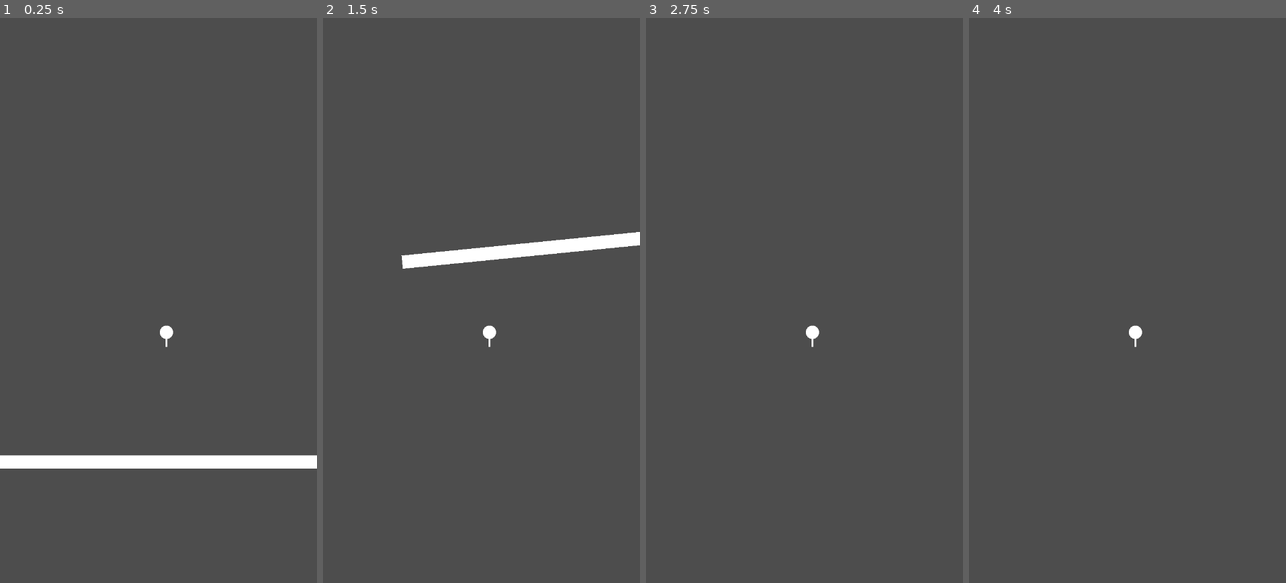
Above: before the commit, frames 1-4 (left to right).
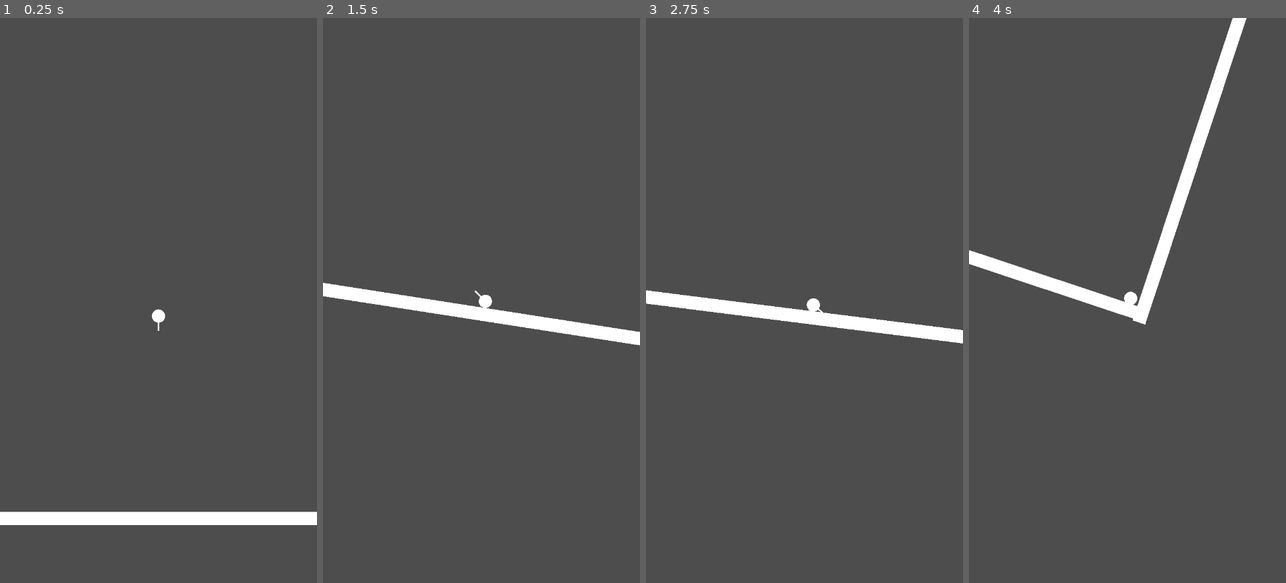
Above: after the commit, the same moments.

Repository: Kube-slide/week_1
Game: Godot game, scene res://TestingLevel.tscn
Two runs of this game, one before a commit and one after it. Both use one fixed random seed, a clock stepped at 60 frames per second and the inputs below.
Inputs:
- Up to frame 1 (0.25 s): no input
- Up to frame 2 (1.5 s): hold Right (Rotate_right) 0.53-1.28 s; hold Left (Rotate_left) from 1.28 s (still down)
- Up to frame 3 (2.75 s): release Left (Rotate_left) at 2.03 s; hold Right (Rotate_right) from 2.03 s (still down)
- Up to frame 4 (4 s): release Right (Rotate_right) at 3.53 s; hold Left (Rotate_left) from 3.53 s (still down)

The runs differ from the first frame. In frame 1, 4.9% of the frame differs, in the area x 0-100%, y 51-90%; in frame 2, 4.4%; in frame 3, 2.6%; in frame 4, 3.9%.

Commit message:
Implemented main rotation feature
- World rotates around player
- Ball is bouncy :)
- Added camera smoothing
- Working on gyro controls implementation

Diff:
--- /dev/null
+++ b/Rotate_Level.gd
@@ -0,0 +1,8 @@
+extends Node2D
+@export var rotateStrength : float = 1
+var playerInputs : float = 0
+@export var rotateSmoothing : float = 2
+
+func _physics_process(delta):
+	playerInputs = lerpf(playerInputs, Input.get_action_strength("Rotate_right") - Input.get_action_strength("Rotate_left"), delta * rotateSmoothing)
+	rotate(deg_to_rad(playerInputs) * rotateStrength)
--- a/TestingLevel.tscn
+++ b/TestingLevel.tscn
@@ -1,6 +1,10 @@
-[gd_scene load_steps=4 format=3 uid="uid://cplpc8xjiq42c"]
+[gd_scene load_steps=6 format=3 uid="uid://cplpc8xjiq42c"]
 
+[ext_resource type="Script" uid="uid://vq0y7hbs5c5l" path="res://Rotate_Level.gd" id="1_3oome"]
 [ext_resource type="PackedScene" uid="uid://c0yno7gw5ifia" path="res://player_ball.tscn" id="1_7bx8y"]
+
+[sub_resource type="PhysicsMaterial" id="PhysicsMaterial_3oome"]
+bounce = 0.25
 
 [sub_resource type="BoxMesh" id="BoxMesh_3oome"]
 size = Vector3(500, 10, 1)
@@ -10,22 +14,54 @@
 
 [node name="TestingLevel" type="Node2D"]
 
-[node name="StaticBody2D" type="StaticBody2D" parent="."]
-position = Vector2(368, 765)
+[node name="PlayerBall" parent="." instance=ExtResource("1_7bx8y")]
+physics_material_override = SubResource("PhysicsMaterial_3oome")
+gravity_scale = 1.0
 
-[node name="MeshInstance2D" type="MeshInstance2D" parent="StaticBody2D"]
+[node name="Camera2D" type="Camera2D" parent="PlayerBall"]
+zoom = Vector2(3, 3)
+position_smoothing_enabled = true
+rotation_smoothing_speed = 10.0
+
+[node name="LevelContainer" type="Node2D" parent="."]
+script = ExtResource("1_3oome")
+rotateStrength = 0.25
+rotateSmoothing = 4.0
+
+[node name="wall" type="StaticBody2D" parent="LevelContainer"]
+position = Vector2(0, 177.58)
+
+[node name="MeshInstance2D" type="MeshInstance2D" parent="LevelContainer/wall"]
 mesh = SubResource("BoxMesh_3oome")
 
-[node name="CollisionShape2D" type="CollisionShape2D" parent="StaticBody2D"]
+[node name="CollisionShape2D" type="CollisionShape2D" parent="LevelContainer/wall"]
 shape = SubResource("RectangleShape2D_wiie4")
 
-[node name="PlayerBall" parent="." instance=ExtResource("1_7bx8y")]
-position = Vector2(366, 664)
-gravitySpeed = 15.0
-basicRotationSpeed = 0.1
+[node name="wall2" type="StaticBody2D" parent="LevelContainer"]
+position = Vector2(-247, -67)
+rotation = 1.5708
 
-[node name="Camera2D" type="Camera2D" parent="PlayerBall"]
-position = Vector2(-6, -24)
-ignore_rotation = false
-zoom = Vector2(3, 3)
-rotation_smoothing_speed = 10.0
+[node name="MeshInstance2D" type="MeshInstance2D" parent="LevelContainer/wall2"]
+mesh = SubResource("BoxMesh_3oome")
+
+[node name="CollisionShape2D" type="CollisionShape2D" parent="LevelContainer/wall2"]
+shape = SubResource("RectangleShape2D_wiie4")
+
+[node name="wall3" type="StaticBody2D" parent="LevelContainer"]
+position = Vector2(248, -66)
+rotation = 1.5708
+
+[node name="MeshInstance2D" type="MeshInstance2D" parent="LevelContainer/wall3"]
+mesh = SubResource("BoxMesh_3oome")
+
+[node name="CollisionShape2D" type="CollisionShape2D" parent="LevelContainer/wall3"]
+shape = SubResource("RectangleShape2D_wiie4")
+
+[node name="wall4" type="StaticBody2D" parent="LevelContainer"]
+position = Vector2(-2, -301)
+
+[node name="MeshInstance2D" type="MeshInstance2D" parent="LevelContainer/wall4"]
+mesh = SubResource("BoxMesh_3oome")
+
+[node name="CollisionShape2D" type="CollisionShape2D" parent="LevelContainer/wall4"]
+shape = SubResource("RectangleShape2D_wiie4")
--- a/player_ball.gd
+++ /dev/null
@@ -1,23 +0,0 @@
-extends CharacterBody2D
-
-@export var gravitySpeed : float = 3.0
-@export var basicRotationSpeed : float = 2.0
-@onready var groundRay : RayCast2D = $"Ground detect"
-var fallSpeed : float = 0
-var moveDir : float = 0
-
-
-func _physics_process(delta: float) -> void:
-	if groundRay.is_colliding():
-		print(fallSpeed)
-		if abs(fallSpeed) > 5:
-			velocity.y = snappedf(-fallSpeed, 1)
-		fallSpeed = 0
-	else:
-		fallSpeed += gravitySpeed * delta
-	var basicGravity : Vector2 = transform.y * (fallSpeed) #Basic gravity pre-turning
-	moveDir = lerpf(moveDir, (Input.get_action_strength("Rotate_left") - Input.get_action_strength("Rotate_right")) * basicRotationSpeed, 2.5 * delta)
-	rotate(moveDir)
-	if !groundRay.is_colliding():
-		velocity += basicGravity
-	move_and_slide()
--- a/player_ball.tscn
+++ b/player_ball.tscn
@@ -1,6 +1,4 @@
-[gd_scene load_steps=5 format=3 uid="uid://c0yno7gw5ifia"]
-
-[ext_resource type="Script" uid="uid://mvduljjpps7r" path="res://player_ball.gd" id="1_nw751"]
+[gd_scene load_steps=4 format=3 uid="uid://c0yno7gw5ifia"]
 
 [sub_resource type="SphereMesh" id="SphereMesh_6a6mu"]
 radius = 5.0
@@ -12,9 +10,7 @@
 [sub_resource type="BoxMesh" id="BoxMesh_nw751"]
 size = Vector3(1.155, 8.12, 1)
 
-[node name="CharacterBody2D" type="CharacterBody2D"]
-script = ExtResource("1_nw751")
-gravitySpeed = 30.0
+[node name="RigidBody2D" type="RigidBody2D"]
 
 [node name="MeshInstance2D" type="MeshInstance2D" parent="."]
 mesh = SubResource("SphereMesh_6a6mu")
@@ -25,7 +21,3 @@
 [node name="MeshInstance2D2" type="MeshInstance2D" parent="."]
 position = Vector2(0, 7)
 mesh = SubResource("BoxMesh_nw751")
-
-[node name="Ground detect" type="RayCast2D" parent="."]
-target_position = Vector2(0, 5)
-collide_with_areas = true
--- a/project.godot
+++ b/project.godot
@@ -34,6 +34,11 @@
 ]
 }
 
+[physics]
+
+common/physics_interpolation=true
+
 [rendering]
 
 renderer/rendering_method="mobile"
+textures/vram_compression/import_etc2_astc=true
Not shown, added: Rotate_Level.gd.uid
Not shown, added: export_presets.cfg
Not shown, removed: player_ball.gd.uid
